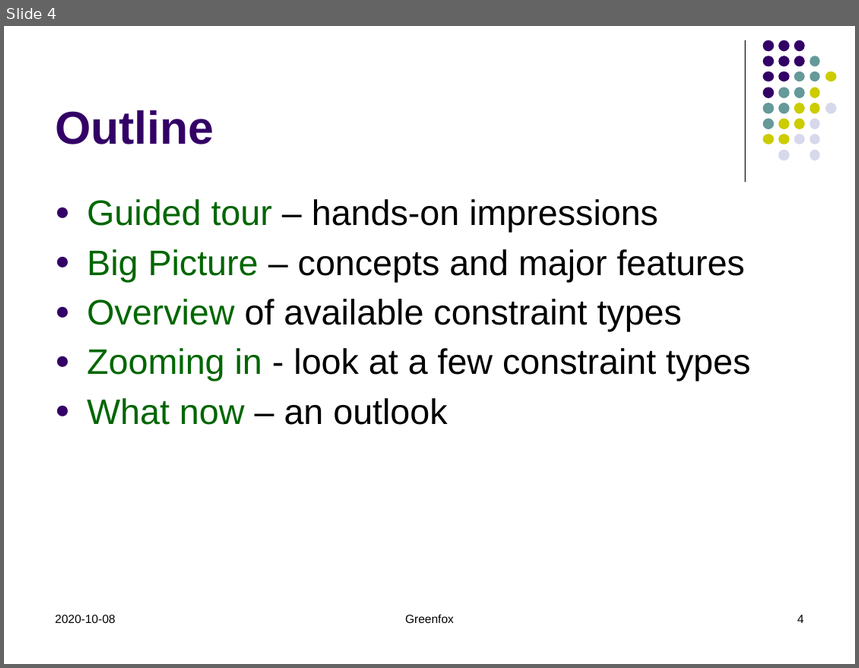
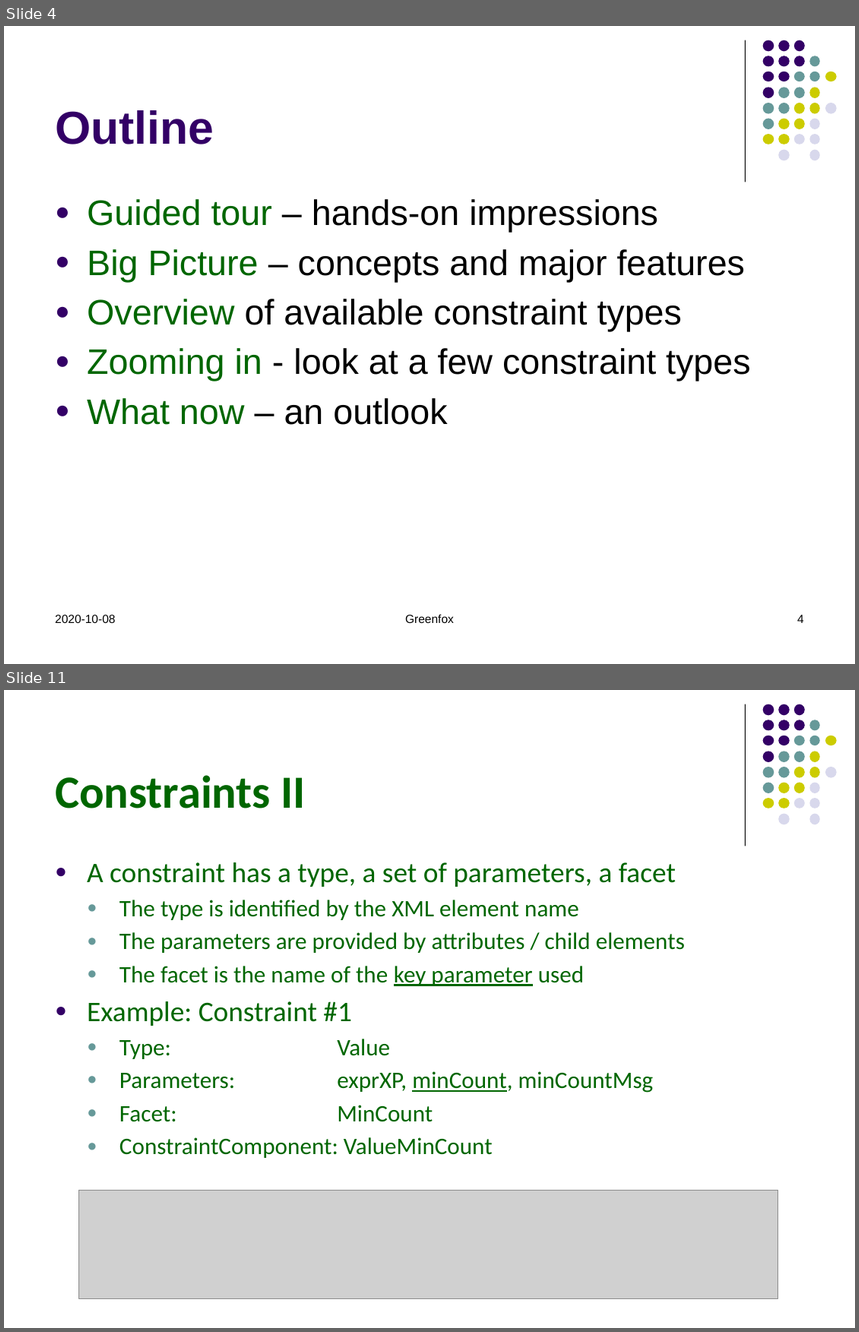
Before and after one commit to hrennau/greenfox, a slide deck: declarative-amsterdam-2020/an-introduction-to-greenfox/introduction-to-greenfox-part1.pptx. Shown one above the other, each under a label of ours: slide 4 before the commit, slides 4 and 11 after it; the slides between them are not shown. The pictures are 859x668 and 859x1332 pixels, drawn with LibreOffice and Linux fonts; fonts in the diff are those of the drawing; grey boxes stand for pictures. Boxes give left, top, right and bottom in pixels: in the first picture for what was removed or moved away, otherwise in the second. Text is boxed around its words. In the diff, an @@ line names an element or a change of style, - is before the commit and + after.

```diff
--- a/declarative-amsterdam-2020/an-introduction-to-greenfox/introduction-to-greenfox-part1.pptx
+++ b/declarative-amsterdam-2020/an-introduction-to-greenfox/introduction-to-greenfox-part1.pptx
@@ slide 11 added at (4, 690, 855, 1328), background #FFFFFF; not listed: 32 template elements that a slide beside it also shows @@
@@ title added at (55, 775, 306, 809), 39 pt, text #006600, bold @@
+Constraints II
@@ text added at (87, 863, 685, 1158), 20 pt, text #006600 @@
+● A constraint has a type, a set of parameters, a facet
+  ● The type is identified by the XML element name
+  ● The parameters are provided by attributes / child elements
+  ● The facet is the name of the key parameter used
+● Example: Constraint #1
+  ● Type: Value
+  ● Parameters: exprXP, minCount, minCountMsg
+  ● Facet: MinCount
+  ● ConstraintComponent: ValueMinCount
@@ picture added at (79, 1191, 778, 1300) @@
```
Also in this commit, not shown: 3 slides changed, 10 other slides added.
